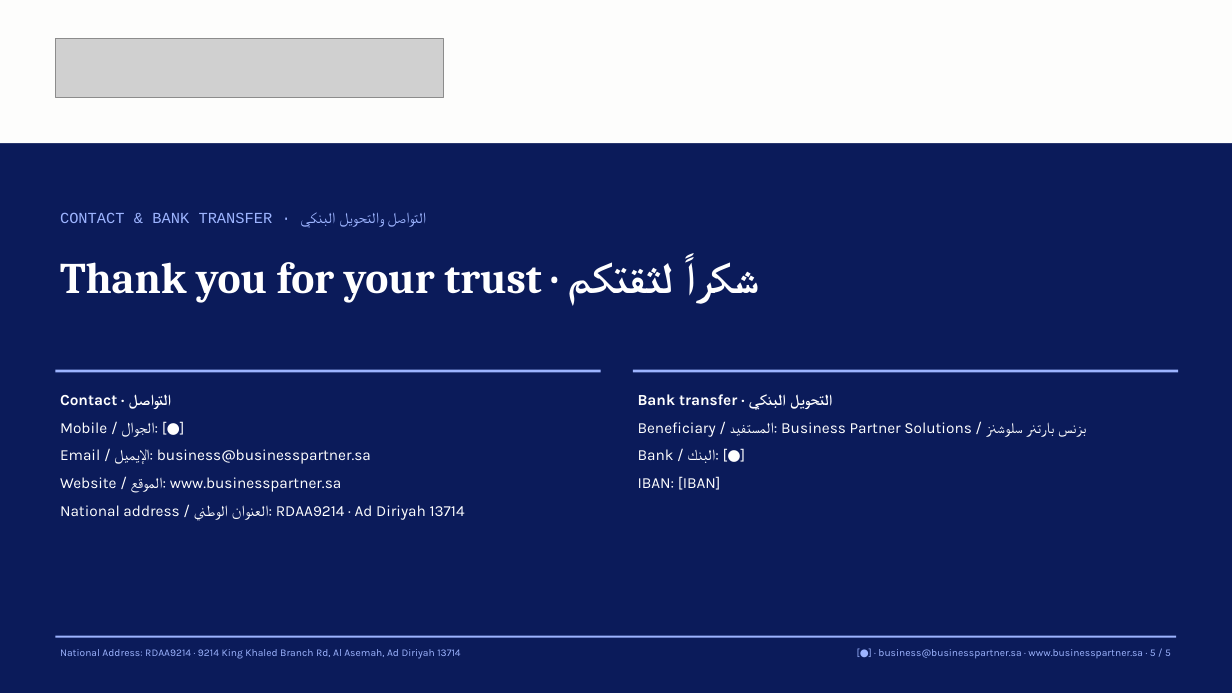
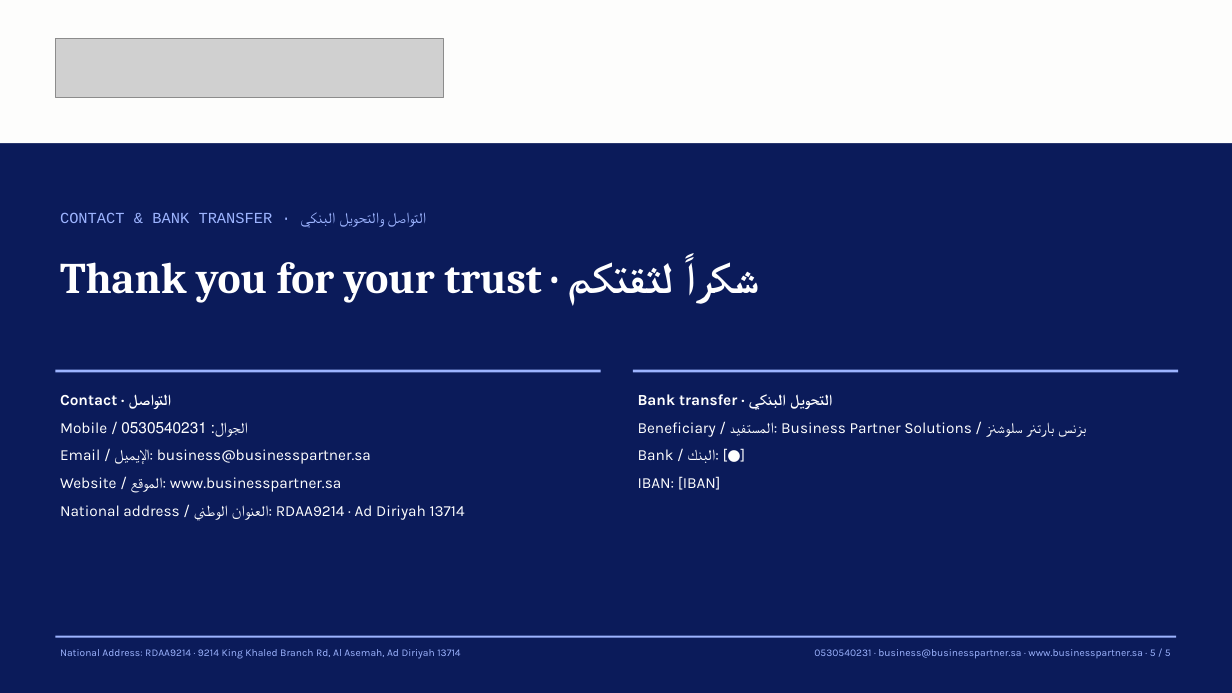
Before and after one commit to businessKSA/business-partner-sa, a slide deck: slide 5 of docs/sales/cases/2026-10-31-yamani-entrepreneur/out/01-Quotation-slides.pptx. Drawn at 1232x693 pixels with LibreOffice and Linux fonts; fonts in the diff are those of the drawing; grey boxes stand for pictures. Boxes give left, top, right and bottom in pixels: in the first picture for what was removed or moved away, otherwise in the second. Text is boxed around its words. In the diff, an @@ line names an element or a change of style, - is before the commit and + after.

```diff
--- a/docs/sales/cases/2026-10-31-yamani-entrepreneur/out/01-Quotation-slides.pptx
+++ b/docs/sales/cases/2026-10-31-yamani-entrepreneur/out/01-Quotation-slides.pptx
@@ text at (60, 422, 248, 437): text changed @@
-Mobile / الجوال: [●]
+Mobile / الجوال: 0530540231
@@ text at (814, 649, 1171, 658): text changed @@
-[●] · business@businesspartner.sa · www.businesspartner.sa · 5 / 5
+0530540231 · business@businesspartner.sa · www.businesspartner.sa · 5 / 5
```
Also in this commit, not shown: 3 other slides changed, 12 other files.
